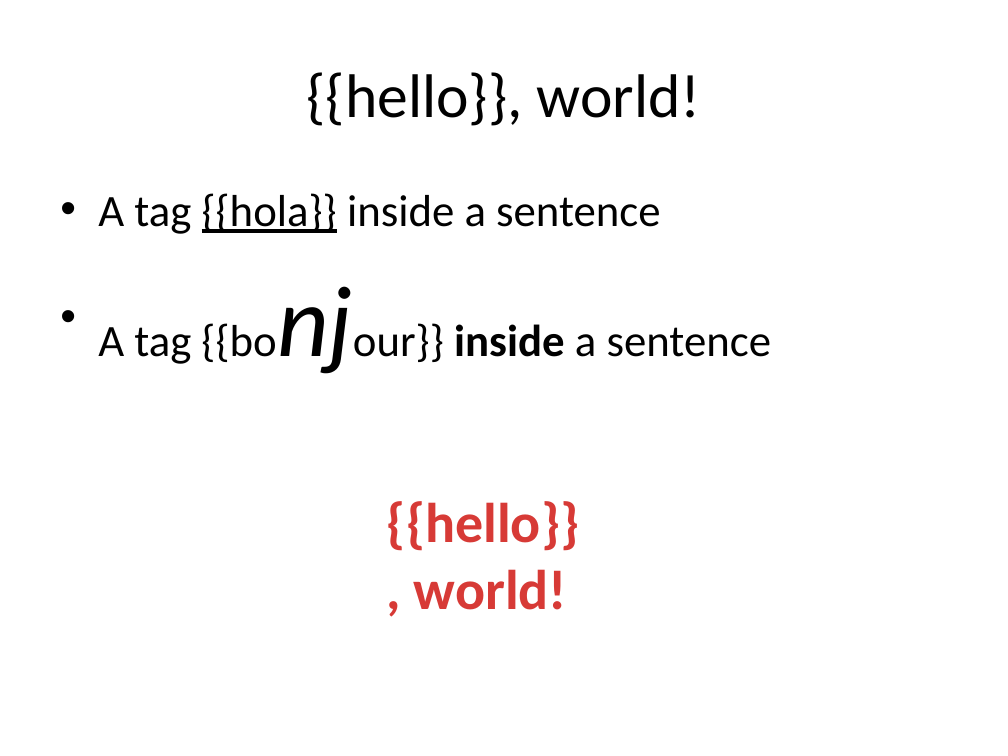
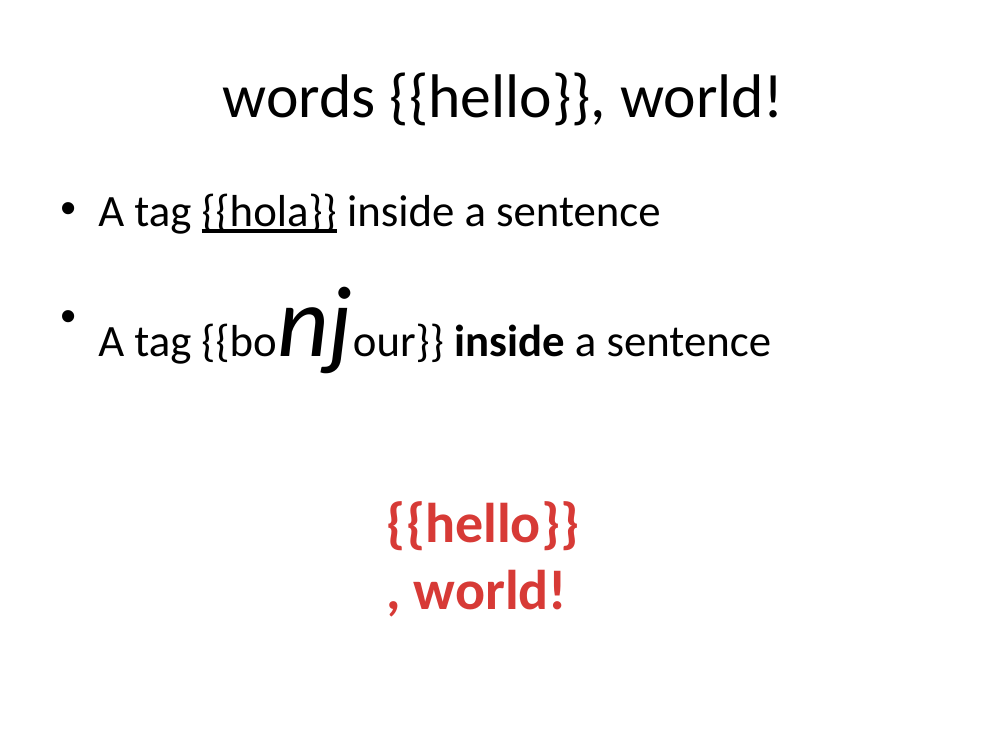
Before and after one commit to tkrotoff/PptxTemplater, a slide deck: slide 1 of PptxTemplating.Tests/files/ReplaceTagInSlide.pptx (slide 2 before the commit). Drawn at 1008x756 pixels with LibreOffice and Linux fonts; fonts in the diff are those of the drawing. Boxes give left, top, right and bottom in pixels: in the first picture for what was removed or moved away, otherwise in the second. Text is boxed around its words. In the diff, an @@ line names an element or a change of style, - is before the commit and + after.

```diff
--- a/PptxTemplating.Tests/files/ReplaceTagInSlide.pptx
+++ b/PptxTemplating.Tests/files/ReplaceTagInSlide.pptx
@@ title at [223, 72, 784, 126]: text changed @@
-{{hello}}, world!
+words {{hello}}, world!
```
Also in this commit, not shown: 1 slide removed, 2 other files.
